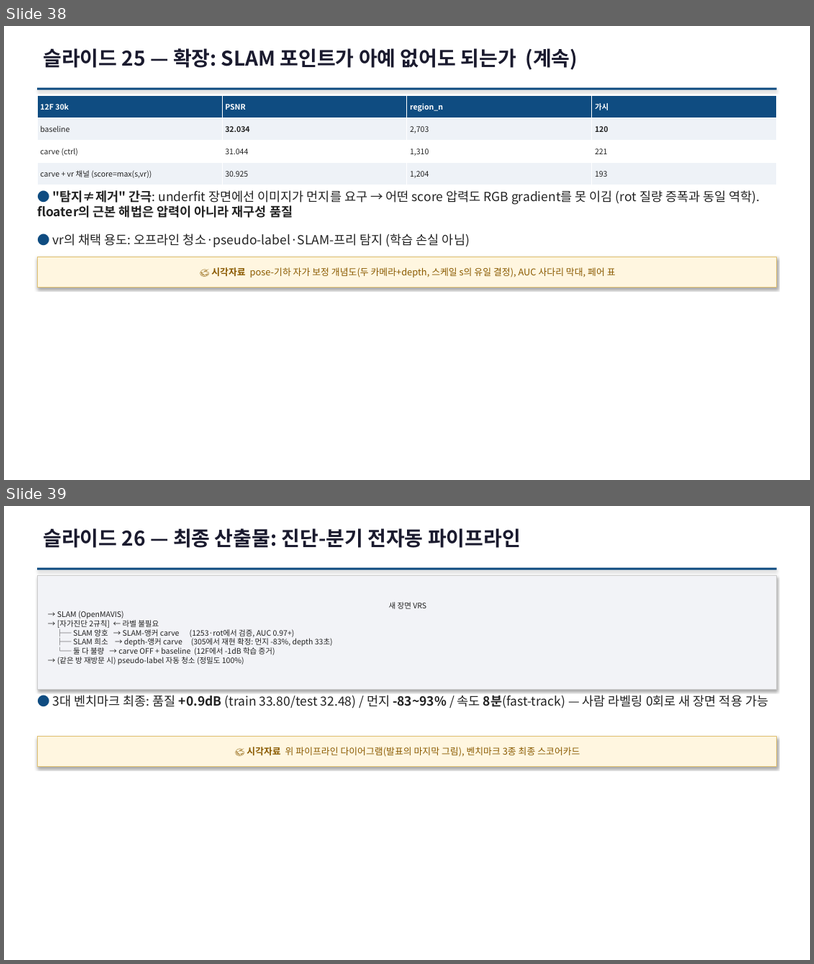
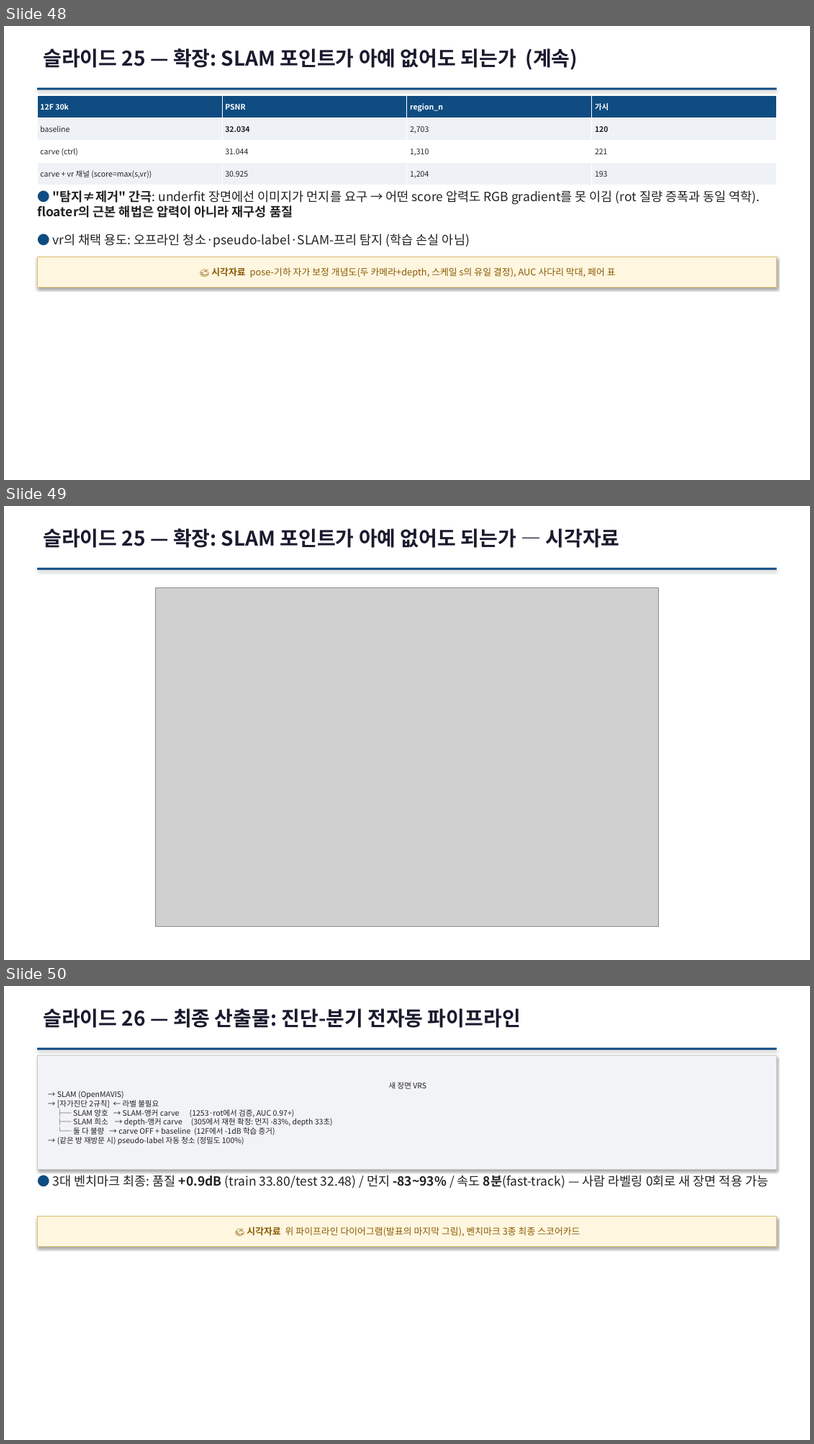
Before and after one commit to sawo0150/gs_floaterLab, a slide deck: context/ppt/gs_floater_deck.pptx. Shown one above the other, each under a label of ours: slides 38 and 39 before the commit, slides 48, 49 and 50 after it. The pictures are 814x964 and 814x1444 pixels, drawn with LibreOffice and Linux fonts; fonts in the diff are those of the drawing; grey boxes stand for pictures. Boxes give left, top, right and bottom in pixels: in the first picture for what was removed or moved away, otherwise in the second. Text is boxed around its words. In the diff, an @@ line names an element or a change of style, - is before the commit and + after.

```diff
--- a/context/ppt/gs_floater_deck.pptx
+++ b/context/ppt/gs_floater_deck.pptx
@@ slide 49 added at <box>4,506,810,960</box>, background #FFFFFF @@
@@ text added at <box>43,528,620,548</box>, 24 pt, text #1A1A2E, bold @@
+슬라이드 25 — 확장: SLAM 포인트가 아예 없어도 되는가 — 시각자료
@@ rectangle added at <box>37,568,777,569</box>, fill #0F4C81 @@
@@ picture added at <box>155,587,659,926</box> @@
@@ what was slide 38 is now slide 48 @@
@@ what was slide 39 is now slide 50 @@
```
Also in this commit, not shown: 12 other slides added, 20 other files.
